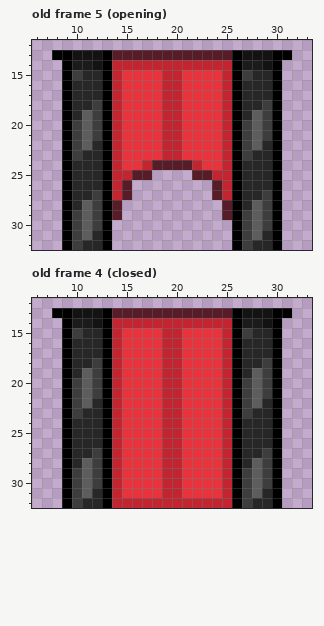
Edited in one commit: pixel-art file (BurningKnight/Content/Animations/challenge_door.ase). That is the earlier state.
40x33 pixels, 6 frames. Shown: old frame 5 (opening): x 6..33, y 12..32; old frame 4 (closed): x 6..33, y 12..32. The commit also changed other frames, which this record leaves out.
The same view after the edit:
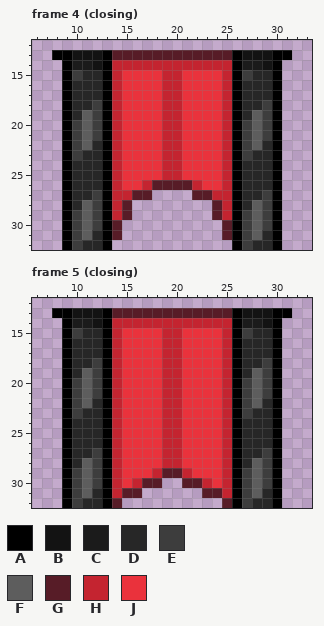
Palette (. is transparent): A #000000  B #131313  C #1b1b1b  D #272727  E #3d3d3d  F #5d5d5d  G #571c27  H #c42430  J #ea323c
A new or re-ordered frame is compared with the old frame closest to it.
The author wrote: Auto opening doors
From old to new:
frames 6 -> 10
Frame 4 (closing) is new; against old frame 5 (opening):
The author put colour G in row 26 at x 18 to 21; in row 27 at x 16 to 17 and 22 to 23; in rows 28 to 29 at x 15 and 24; in rows 30 to 31 at x 14 and 25.
The author put colour H in row 25 at x 19 to 20; in row 26 at x 17 and 22.
Colour G becomes colour H in row 24 at x 19 to 20; in row 27 at x 15 and 24; in rows 28 to 29 at x 14 and 25.
The author put colour J in row 25 at x 18 and 21; in row 26 at x 16 and 23.
Colour G becomes colour J in row 24 at x 18 and 21; in row 25 at x 16 to 17 and 22 to 23; in row 26 at x 15 and 24.
Colour H becomes colour J in row 24 at x 17 and 22; in row 25 at x 15 and 24.
Frame 5 (closing) is new; against old frame 4 (closed):
Colour H becomes colour G in row 29 at x 19 to 20; in row 32 at x 14 and 25.
Colour J becomes colour G in row 30 at x 17 to 18 and 21 to 22; in row 31 at x 15 to 16 and 23 to 24.
Colour J becomes colour H in row 29 at x 18 and 21; in row 30 at x 16 and 23.
Colour H is gone in rows 30 to 31 at x 19 to 20; in row 32 at x 15 to 24.
Colour J is gone in row 31 at x 17 to 18 and 21 to 22.
Boxes around the changes in both pictures, in picture pixels (x1, y1, x2, y2):
changed: (112, 160, 232, 240)
changed: (112, 468, 232, 508)
